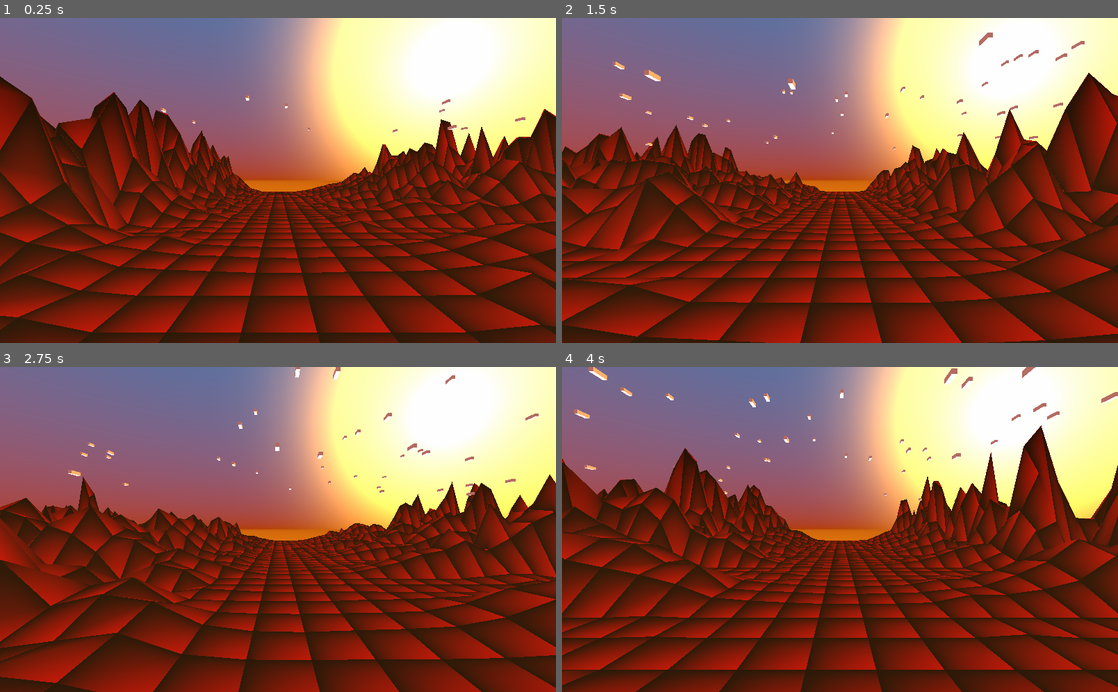
Above: before the commit, frames 1-4 (two rows, left to right).
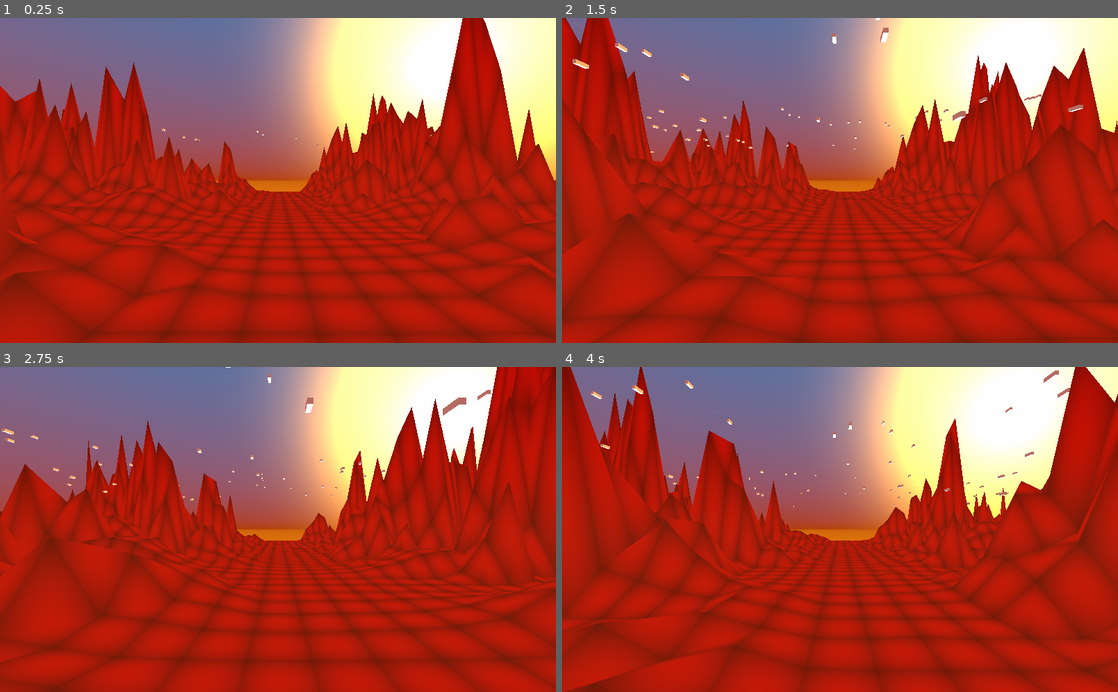
Above: after the commit, the same moments.

Repository: ilyaev/godot-synthwave-rider
Game: Godot game, scene res://World.tscn
Two runs of this game, one before a commit and one after it. Both use one fixed random seed, a clock stepped at 60 frames per second and the inputs below.
Inputs:
- Up to frame 1 (0.25 s): no input
- Up to frame 2 (1.5 s): no input
- Up to frame 3 (2.75 s): no input
- Up to frame 4 (4 s): no input

The runs differ from the first frame. In frame 1, 61% of the frame differs, in the area x 0-100%, y 0-100%; in frame 2, 62%; in frame 3, 63%; in frame 4, 64%.

Commit message:
fix: environment corection. fragment shader improvement

Diff:
--- a/World.tscn
+++ b/World.tscn
@@ -1,36 +1,19 @@
-[gd_scene load_steps=11 format=2]
+[gd_scene load_steps=10 format=2]
 
 [ext_resource path="res://Camera.gd" type="Script" id=1]
 [ext_resource path="res://ship.gd" type="Script" id=2]
 [ext_resource path="res://World.gd" type="Script" id=3]
+[ext_resource path="res://WorldEnv.tres" type="Environment" id=4]
 [ext_resource path="res://components/wave/Wave.tscn" type="PackedScene" id=5]
 
-[sub_resource type="ProceduralSky" id=1]
-sky_top_color = Color( 0.054902, 0.658824, 0.952941, 1 )
-sky_horizon_color = Color( 0.952941, 0.333333, 0, 1 )
-sky_curve = 0.335891
-sky_energy = 0.5
-ground_bottom_color = Color( 0.878431, 0.45098, 0.0509804, 1 )
-ground_horizon_color = Color( 0.796078, 0.392157, 0.0470588, 1 )
-sun_color = Color( 0.878431, 0.403922, 0.0352941, 1 )
-sun_latitude = 22.29
-sun_longitude = 36.0
-sun_curve = 0.0707107
-sun_energy = 50.7
+[sub_resource type="CubeMesh" id=1]
 
-[sub_resource type="Environment" id=2]
-background_mode = 2
-background_sky = SubResource( 1 )
-ambient_light_color = Color( 1, 1, 1, 1 )
-
-[sub_resource type="CubeMesh" id=3]
-
-[sub_resource type="SpatialMaterial" id=4]
+[sub_resource type="SpatialMaterial" id=2]
 albedo_color = Color( 0.52549, 0.00392157, 0.494118, 1 )
 
-[sub_resource type="ParticlesMaterial" id=5]
+[sub_resource type="ParticlesMaterial" id=3]
 emission_shape = 2
-emission_box_extents = Vector3( 20, 8, 3 )
+emission_box_extents = Vector3( 30, 8, 3 )
 direction = Vector3( 1, 0, 1 )
 spread = 73.97
 initial_velocity = 2.0
@@ -46,14 +29,14 @@
 
 [node name="Camera" type="Camera" parent="."]
 transform = Transform( 1, 0, 0, 0, 1, 0, 0, 0, 1, 0, 2, 21 )
-environment = SubResource( 2 )
+environment = ExtResource( 4 )
 script = ExtResource( 1 )
 
 [node name="Ship" type="MeshInstance" parent="Camera"]
 transform = Transform( 0.2, 0, 0, 0, 0.0939693, 0.034202, 0, -0.034202, 0.0939693, 0, -0.0999999, -1 )
 visible = false
-mesh = SubResource( 3 )
-material/0 = SubResource( 4 )
+mesh = SubResource( 1 )
+material/0 = SubResource( 2 )
 script = ExtResource( 2 )
 
 [node name="Wave" parent="." instance=ExtResource( 5 )]
@@ -62,9 +45,9 @@
 transform = Transform( 1, 0, 0, 0, -1.62921e-07, -1, 0, 1, -1.62921e-07, 0, 0, 0 )
 
 [node name="StarWind" type="Particles" parent="."]
-transform = Transform( 1, 0, 0, 0, -1.62921e-07, 1, 0, -1, -1.62921e-07, 0, 8, 0 )
-amount = 90
+transform = Transform( 1, 0, 0, 0, -1.62921e-07, 1, 0, -1, -1.62921e-07, 1.447, 8, -13.347 )
+amount = 120
 lifetime = 3.0
 speed_scale = 2.0
-process_material = SubResource( 5 )
-draw_pass_1 = SubResource( 6 )
+process_material = SubResource( 3 )
+draw_pass_1 = SubResource( 4 )
--- /dev/null
+++ b/WorldEnv.tres
@@ -0,0 +1,19 @@
+[gd_resource type="Environment" load_steps=2 format=2]
+
+[sub_resource type="ProceduralSky" id=1]
+sky_top_color = Color( 0.054902, 0.658824, 0.952941, 1 )
+sky_horizon_color = Color( 0.952941, 0.333333, 0, 1 )
+sky_curve = 0.335891
+sky_energy = 0.5
+ground_bottom_color = Color( 0.878431, 0.45098, 0.0509804, 1 )
+ground_horizon_color = Color( 0.796078, 0.392157, 0.0470588, 1 )
+sun_color = Color( 0.878431, 0.403922, 0.0352941, 1 )
+sun_latitude = 22.29
+sun_longitude = 36.0
+sun_curve = 0.0707107
+sun_energy = 50.7
+
+[resource]
+background_mode = 2
+background_sky = SubResource( 1 )
+ambient_light_color = Color( 1, 1, 1, 1 )
--- /dev/null
+++ b/components/wave/SynthWave.shader
@@ -0,0 +1,65 @@
+shader_type spatial;
+
+
+uniform float pos;
+uniform vec2 size;
+uniform sampler2D noise;
+uniform sampler2D road;
+uniform vec4 grid_color : hint_color;
+uniform float grid_width;
+uniform bool grid_show;
+uniform vec4 base_color : hint_color;
+
+float N21(vec2 p) {
+    return fract(sin(p.x*223.32+p.y*5677.)*4332.23);
+}
+
+void vertex() {
+    float t = pos * ((size - vec2(1., 1.))/size).y;
+    float h = 0.0;
+
+    h += 1.7 * sin(VERTEX.z - t) + fract((VERTEX.z - t) / 2.);
+    h += cos(VERTEX.x) * sin(VERTEX.z - t);
+
+    float maxH = 85.;
+    // maxH *= sin(TIME*2. + VERTEX.x*13.);
+
+    h += max(0., texture(noise, (UV + vec2(0, t))).r * maxH - (maxH * .55));
+
+    h *= texture(road, UV).r;// + sin(TIME)*.2;
+
+    VERTEX.y += max(h, 0.);
+}
+
+void fragment() {
+    vec2 uv = fract(UV * size) + .5;
+    vec3 col = vec3(0.,0.,0.);
+
+    if (grid_show) {
+        float grid = pow(grid_width/uv.x, 5.); //step(uv.x, grid_width);
+        grid += pow(grid_width/uv.y,5.);
+        col += grid_color.rgb * grid;
+    }
+
+
+    col += base_color.rgb * sin(uv.x*2. - .5) * sin(uv.y * 2. - .5);
+    // ALBEDO.r +=
+
+    ALBEDO.rgb = col;
+    // ALBEDO.r += uv.x * uv.y;
+
+
+    //ALBEDO.rgb = vec3(0.);
+
+    //ALBEDO.g = uv.x * uv.y;// * (step(UV.x, .47) + step(.53, UV.x));
+    // ALBEDO.r = step(.9, uv.x) + step(.9, uv.y);
+    // ALBEDO.r = pow(1./length(uv - .5) * .05, 2.2);
+    // float d = (VERTEX.z + size.y / 2.) / size.y;
+    // ALBEDO.r *= d;
+    // if (d < .05) {
+        // 	ALPHA = .0
+    // }
+    // if (VERTEX.z > 30.) {
+        // 	ALPHA = 1. - VERTEX.y / 20.;
+    // }
+}
--- a/components/wave/Wave.shader
+++ b/components/wave/Wave.shader
@@ -18,7 +18,7 @@
 	h += cos(VERTEX.x) * sin(VERTEX.z - t);
 
 	float maxH = 35.;
-	maxH *= sin(TIME*2. + VERTEX.x*13.);
+	// maxH *= sin(TIME*2. + VERTEX.x*13.);
 
 	h += max(0., texture(noise, (UV + vec2(0, t)) *3.).r * maxH - (maxH * .55));
 
--- a/components/wave/Wave.tscn
+++ b/components/wave/Wave.tscn
@@ -1,6 +1,6 @@
 [gd_scene load_steps=9 format=2]
 
-[ext_resource path="res://components/wave/Wave.shader" type="Shader" id=1]
+[ext_resource path="res://components/wave/SynthWave.shader" type="Shader" id=1]
 [ext_resource path="res://components/wave/Wave.gd" type="Script" id=2]
 
 [sub_resource type="PlaneMesh" id=1]
@@ -9,10 +9,13 @@
 subdivide_depth = 40
 
 [sub_resource type="OpenSimplexNoise" id=2]
-seed = 1
-octaves = 5
+seed = 6
+period = 85.6
+lacunarity = 4.0
 
 [sub_resource type="NoiseTexture" id=3]
+width = 1024
+height = 1024
 seamless = true
 noise = SubResource( 2 )
 
@@ -26,10 +29,15 @@
 shader = ExtResource( 1 )
 shader_param/pos = 1.0
 shader_param/size = Vector2( 61, 41 )
+shader_param/grid_color = Color( 0.192157, 1, 0, 1 )
+shader_param/grid_width = 0.5
+shader_param/grid_show = false
+shader_param/base_color = Color( 1, 0, 0, 1 )
 shader_param/noise = SubResource( 3 )
 shader_param/road = SubResource( 5 )
 
 [node name="MeshInstance" type="MeshInstance"]
+transform = Transform( 1, 0, -0.000750492, 0, 1, 0, 0.000750492, 0, 1, 0, 0, 0 )
 mesh = SubResource( 1 )
 material/0 = SubResource( 6 )
 script = ExtResource( 2 )
--- a/default_env.tres
+++ b/default_env.tres
@@ -3,14 +3,5 @@
 [sub_resource type="ProceduralSky" id=1]
 
 [resource]
-background_mode = 4
+background_mode = 2
 background_sky = SubResource( 1 )
-fog_sun_amount = 0.64
-dof_blur_far_amount = 0.08
-dof_blur_far_quality = 2
-glow_intensity = 0.98
-glow_strength = 0.92
-glow_bloom = 0.41
-adjustment_brightness = 1.31
-adjustment_contrast = 0.34
-adjustment_saturation = 0.01
Not shown: 1 places in World.tscn that only renumber resources
